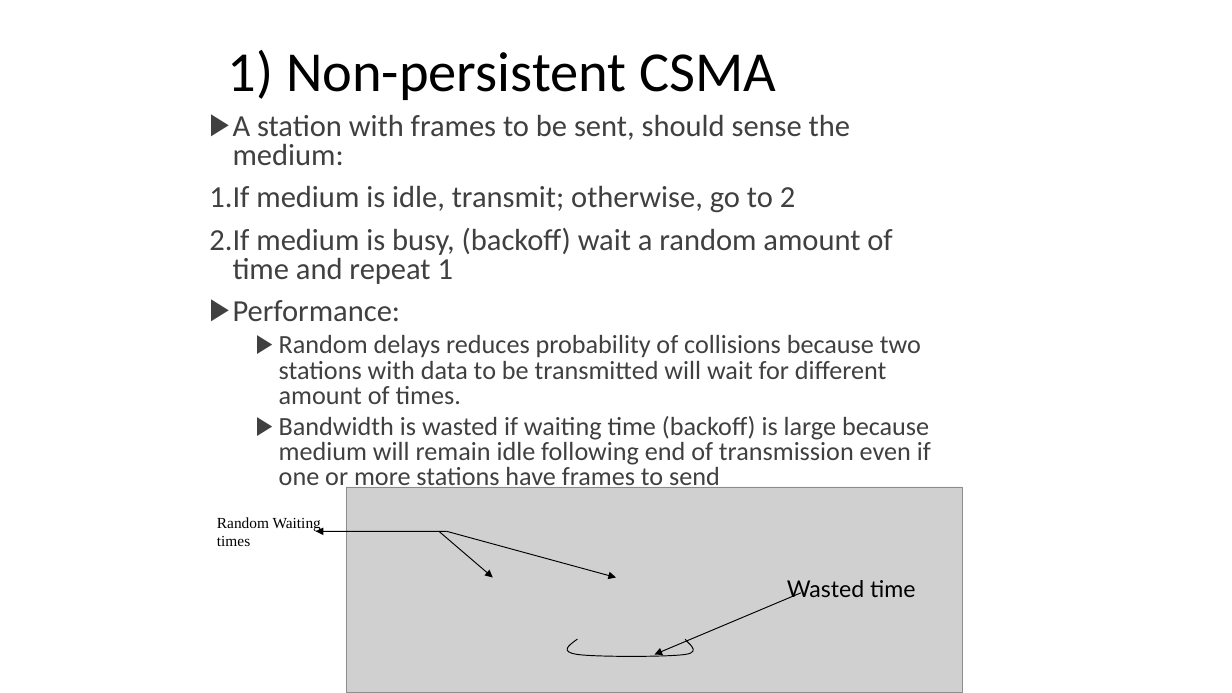
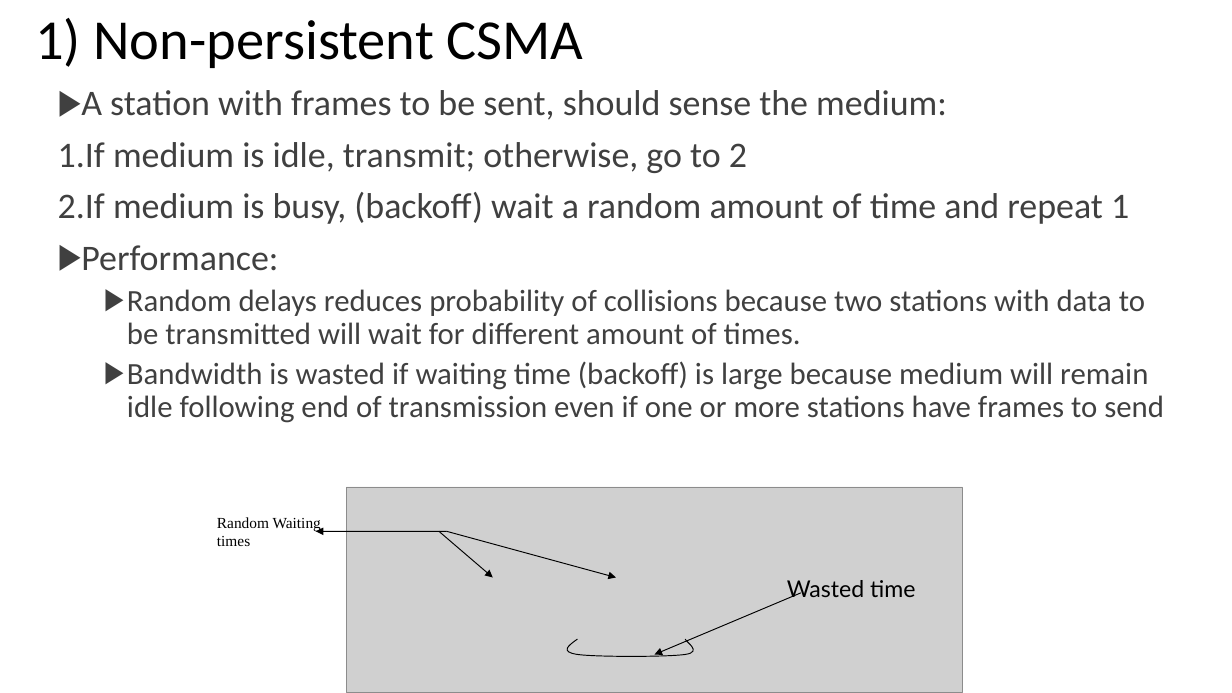
Before and after one commit to amelcharolinesgn2/DataNetCommunication, a slide deck: slide 23 of 6_8Network Communication_Multiple Access Control (MAC) Protocols.pptx. Drawn at 1232x693 pixels with LibreOffice and Linux fonts; fonts in the diff are those of the drawing; grey boxes stand for pictures. Boxes give left, top, right and bottom in pixels: in the first picture for what was removed or moved away, otherwise in the second. Text is boxed around its words. In the diff, an @@ line names an element or a change of style, - is before the commit and + after.

```diff
--- a/6_8Network Communication_Multiple Access Control (MAC) Protocols.pptx
+++ b/6_8Network Communication_Multiple Access Control (MAC) Protocols.pptx
@@ title "1) Non-persistent CSMA": place and size @@
-title "1) Non-persistent CSMA" at (228,50,776,100)
+title "1) Non-persistent CSMA" at (35,18,584,68)
@@ text "A station with frames to ...": place and size @@
-text "A station with frames to ..." at (209,114,931,492)
+text "A station with frames to ..." at (58,90,1164,423)
@@ text "A station with frames to ..." at (58,90,1164,423): size 23.8 to 28 pt in "A station with frames to be sent, ...", "If medium is idle, transmit; otherwise, go ...", "If medium is busy, (backoff) wait a ...", "Performance:"; size 20.4 to 24 pt in "Random delays reduces probability of collisions because ...", "Bandwidth is wasted if waiting time (backoff) ..."; line spacing 0.8 to 0.9 @@
```
Also in this commit, not shown: 31 other slides changed, 3 other files.
